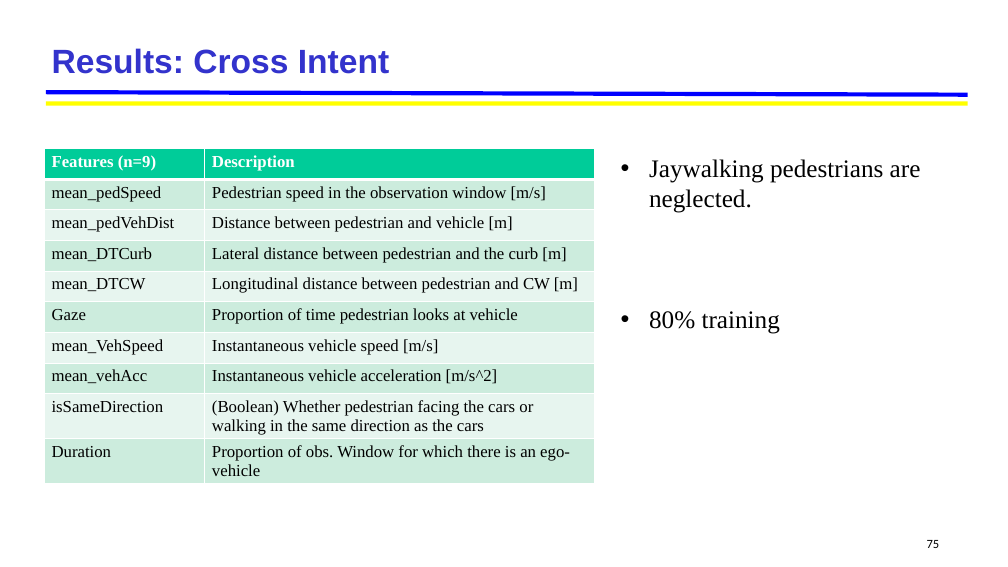
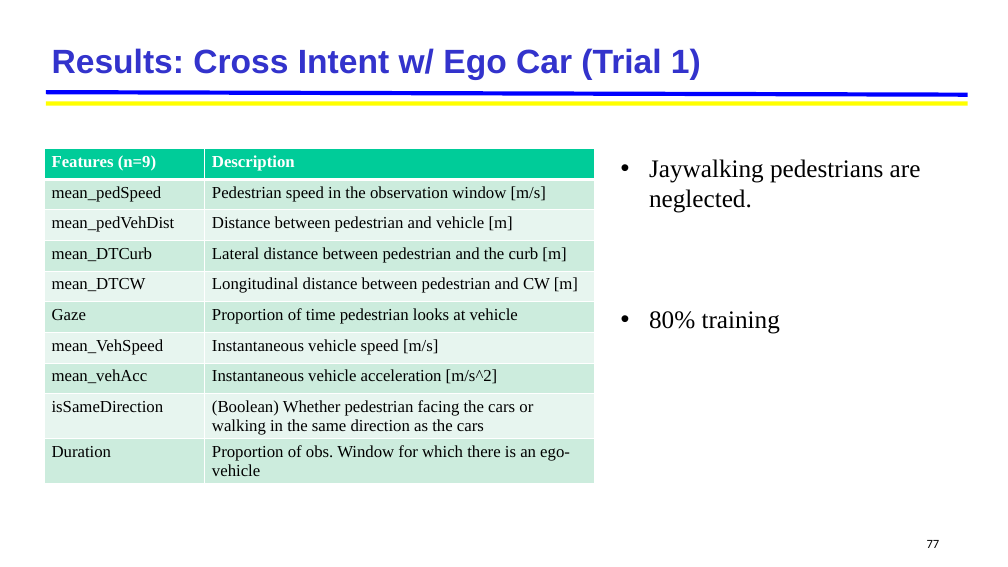
Before and after one commit to jskumaar/pedestrianHybridModel, a slide deck: slide 77 of Pedestrian_Hybrid_Model [Autosaved].pptx (slide 75 before the commit). Drawn at 1008x567 pixels with LibreOffice and Linux fonts; fonts in the diff are those of the drawing; background and template pictures are left out. Boxes give left, top, right and bottom in pixels: in the first picture for what was removed or moved away, otherwise in the second. Text is boxed around its words. In the diff, an @@ line names an element or a change of style, - is before the commit and + after.

```diff
--- a/Pedestrian_Hybrid_Model [Autosaved].pptx
+++ b/Pedestrian_Hybrid_Model [Autosaved].pptx
@@ title at (52, 48, 701, 80): text changed @@
-Results: Cross Intent
+Results: Cross Intent w/ Ego Car (Trial 1)
@@ page number at (927, 540, 940, 548): text changed @@
-75
+77
```
Also in this commit, not shown: 4 other slides changed, 3 slides added, 47 other files.
